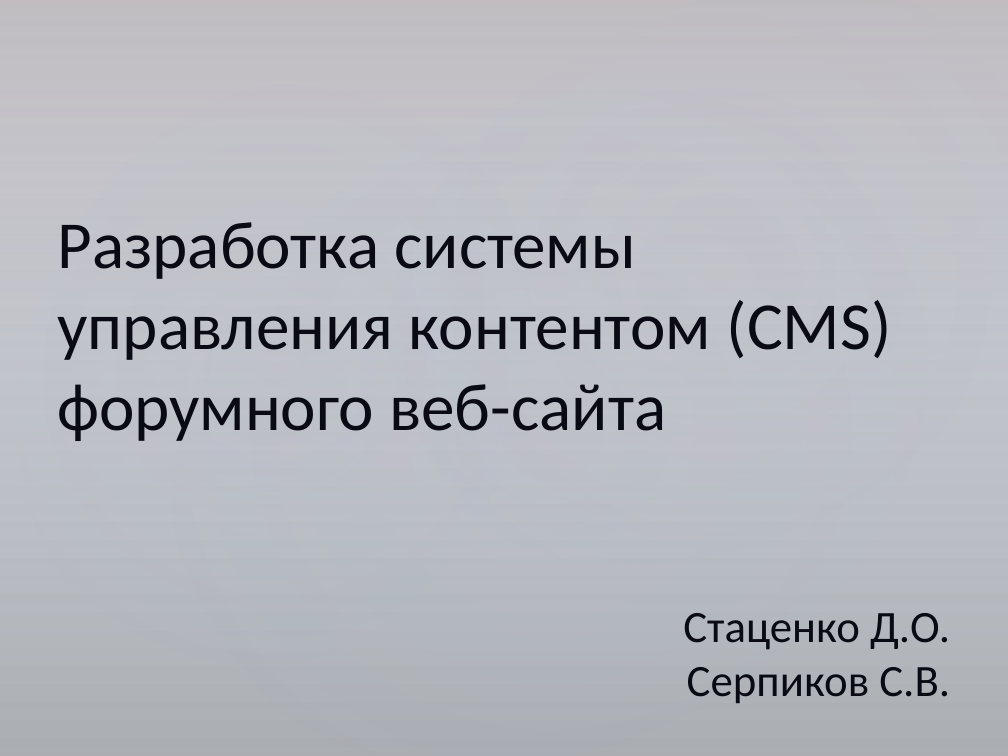
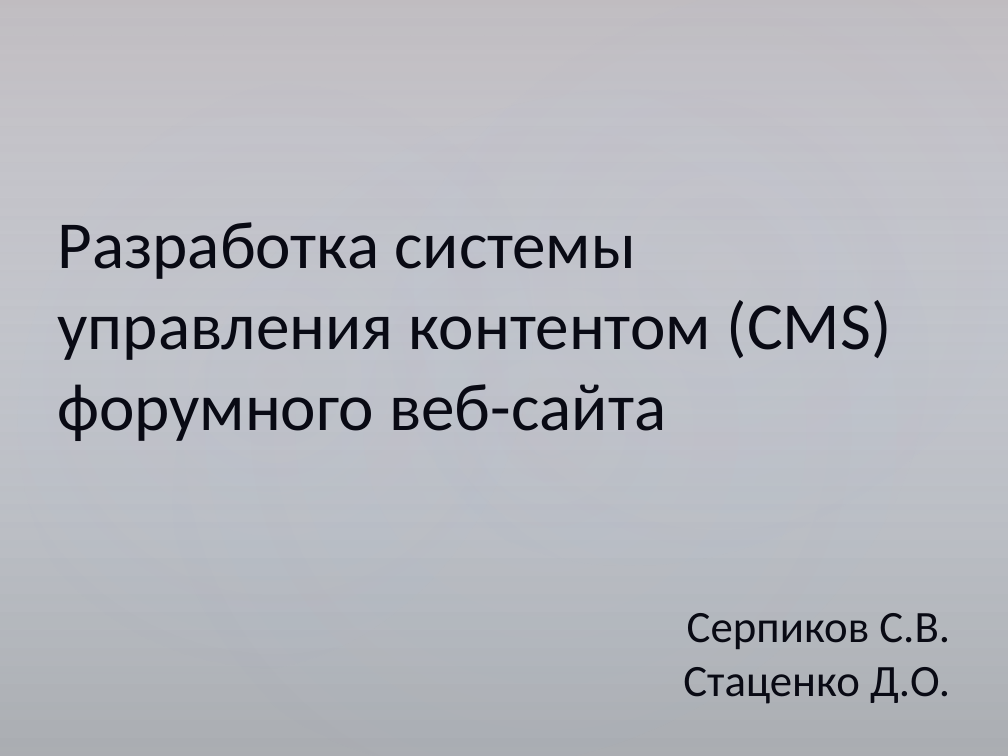
Before and after one commit to serpikovs/in40, a slide deck: slide 1 of !docs/common.pptx. Drawn at 1008x756 pixels with LibreOffice and Linux fonts; fonts in the diff are those of the drawing. Boxes give left, top, right and bottom in pixels: in the first picture for what was removed or moved away, otherwise in the second. Text is boxed around its words. In the diff, an @@ line names an element or a change of style, - is before the commit and + after.

Commit message:
* общее>презентация>титул: фамилии по алфавиту. ВЕРСИЯ УШЛА НА ПЕЧАТЬ

```diff
--- a/!docs/common.pptx
+++ b/!docs/common.pptx
@@ text at (687, 613, 950, 649): paragraph added @@
+Серпиков С.В.
@@ text at (687, 667, 950, 703): paragraph removed @@
-Серпиков С.В.
```
